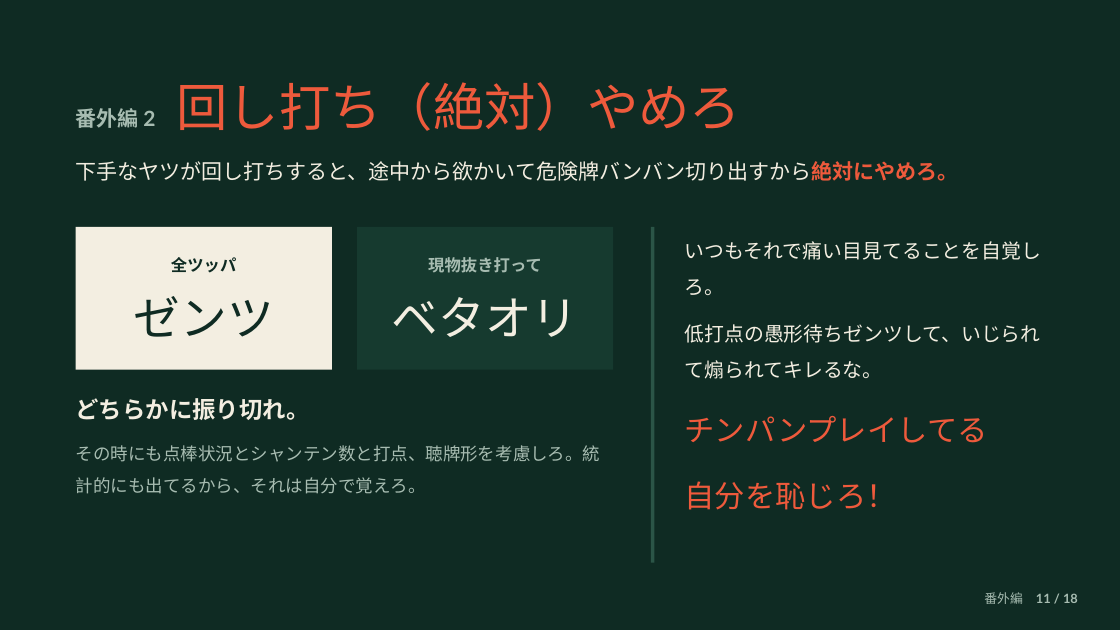
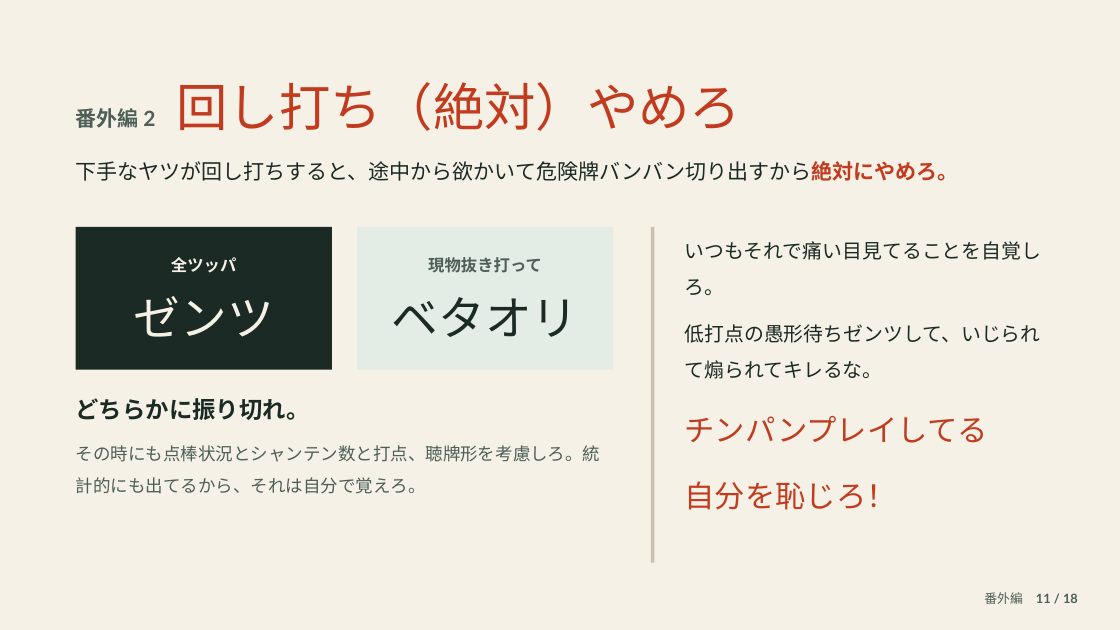
Before and after one commit to subsidy-grant/koban-roadmap, a slide deck: slide 11 of mahjong-slides/博太の麻雀再生工場2_副露編.pptx. Drawn at 1120x630 pixels with LibreOffice and Linux fonts; fonts in the diff are those of the drawing. Boxes give left, top, right and bottom in pixels: in the first picture for what was removed or moved away, otherwise in the second. Text is boxed around its words. In the diff, an @@ line names an element or a change of style, - is before the commit and + after.

```diff
--- a/mahjong-slides/博太の麻雀再生工場2_副露編.pptx
+++ b/mahjong-slides/博太の麻雀再生工場2_副露編.pptx
@@ background #0F2B23 to #F5F1E6 @@
@@ text "番外編 2 回し打ち（絶対）やめろ" at [76, 82, 742, 131]: text colour #A7BCB1 to #4E5F57 in "番外編 2"; text colour #EE5A3C to #C23B1E in "回し打ち（絶対）やめろ" @@
@@ text "下手なヤツが回し打ちすると、途中から欲かいて危険牌バンバン切り出すから絶対にやめろ。" at [76, 161, 959, 181]: text colour #F3EEE1 to #1B2A24, text colour #EE5A3C to #C23B1E in "下手なヤツが回し打ちすると、途中から欲かいて危険牌バンバン切り出すから絶対にやめろ。" @@
@@ text "全ツッパ" at [134, 257, 274, 337]: text colour #0F2B23 to #F5F1E6 @@
@@ rectangle at [76, 227, 332, 370]: fill #F3EEE1 to #1B2A24 @@
@@ text "現物抜き打って" at [392, 257, 579, 337]: text colour #A7BCB1 to #4E5F57 in "現物抜き打って"; text colour #F3EEE1 to #1B2A24 in "ベタオリ" @@
@@ rectangle at [357, 227, 613, 370]: fill #163A2F to #E3ECE5 @@
@@ rectangle at [651, 227, 655, 563]: fill #2B5547 to #C9C2AE @@
@@ text "いつもそれで痛い目見てることを自覚しろ。" at [685, 241, 1042, 510]: text colour #F3EEE1 to #1B2A24 in "いつもそれで痛い目見てることを自覚しろ。", "低打点の愚形待ちゼンツして、いじられて煽られてキレるな。"; text colour #EE5A3C to #C23B1E in "チンパンプレイしてる", "自分を恥じろ！" @@
@@ text "どちらかに振り切れ。" at [76, 398, 310, 420]: text colour #F3EEE1 to #1B2A24 @@
@@ text "その時にも点棒状況とシャンテン数と打点、聴牌形を考慮しろ。統計的にも出てるから、それは自分で覚えろ。" at [76, 445, 601, 494]: text colour #A7BCB1 to #4E5F57 @@
@@ text "番外編 11 / 18" at [984, 592, 1078, 604]: text colour #A7BCB1 to #4E5F57 @@
```
Also in this commit, not shown: 17 other slides changed, 3 other files.
